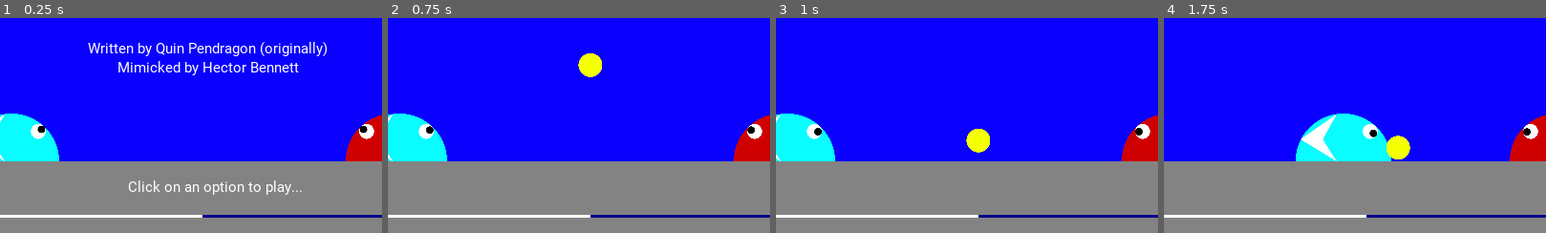
Above: before the commit, frames 1-4 (left to right).
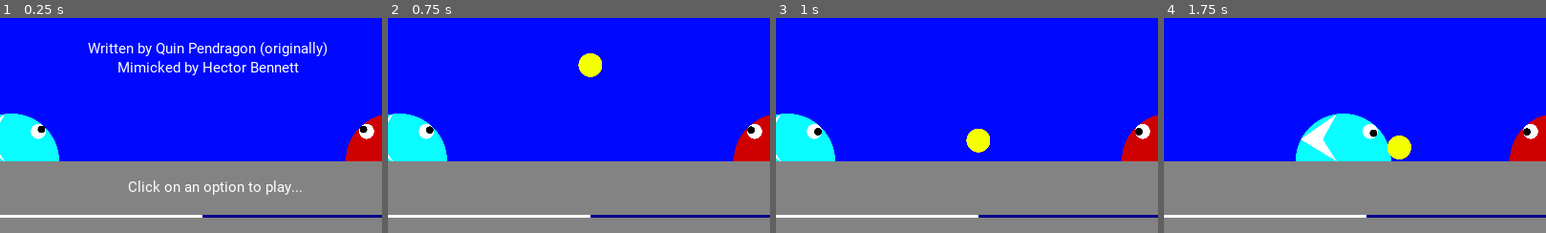
Above: after the commit, the same moments.

Repository: hectorbennett/slime-soccer
Game: Godot game, scene res://src/Main/Game.tscn
The game is run twice, just before and just after one commit, with the same random seed, the same clock (stepped at 60 frames per second) and the same inputs.
Inputs:
- Up to frame 1 (0.25 s): no input
- Up to frame 2 (0.75 s): click "1 Minute" at 0.5 s
- Up to frame 3 (1 s): no input
- Up to frame 4 (1.75 s): tap Enter at 1.25 s; hold D (ui_right) from 1.28 s (still down)
The pictures show only the part of the screen within x 24-74%, y 50-100%; the shares and areas given below are measured in that part.

The runs differ from the first frame. In frame 4, 0.1% of the frame differs, in the area x 52-65%, y 52-66%.

Commit message:
stop tunnelling through floor and crossbars

Diff:
--- a/src/Ball/Ball.gd
+++ b/src/Ball/Ball.gd
@@ -2,8 +2,10 @@
 class_name Ball
 
 var resetState := false
+var positionAboveSlime := false
 const initialPosition := Vector2(512, 320)
 
+const floor_pos = 490
 
 func _integrate_forces(state: Physics2DDirectBodyState) -> void:
 	if resetState:
@@ -13,9 +15,27 @@
 		state.angular_velocity = 0
 		resetState = false
 
+	if positionAboveSlime:
+		call_deferred("position_above_slime", state)
+
+	if global_position.y > floor_pos:
+		print('whoops')
+		# call_deferred("position_above_slime", state)
+
+
+
+func position_above_slime(state: Physics2DDirectBodyState) -> void:
+	set_mode(RigidBody2D.MODE_KINEMATIC)
+	global_position = global_position - Vector2(0, 80)
+	# state.transform = Transform2D(0.0, initialPosition)
+	state.linear_velocity = Vector2(0, 0)
+	state.angular_velocity = 0
+	call_deferred("set_mode", RigidBody2D.MODE_RIGID)
+	positionAboveSlime = false
+
 func reset() -> void:
 	resetState = true
-	set_mode(RigidBody2D.MODE_RIGID)
+	call_deferred("set_mode", RigidBody2D.MODE_RIGID)
 
 func _on_Game_game_inited() -> void:
 	hide()
--- a/src/Ball/Ball.tscn
+++ b/src/Ball/Ball.tscn
@@ -16,6 +16,8 @@
 mass = 10000.0
 physics_material_override = SubResource( 1 )
 gravity_scale = 5.0
+continuous_cd = 2
+contacts_reported = 4
 contact_monitor = true
 sleeping = true
 script = ExtResource( 2 )
@@ -29,3 +31,6 @@
 
 [node name="Hitbox" type="CollisionShape2D" parent="."]
 shape = SubResource( 2 )
+
+[connection signal="body_entered" from="." to="." method="_on_Ball_body_entered"]
+[connection signal="body_exited" from="." to="." method="_on_Ball_body_exited"]
--- a/src/Goal/Goal.tscn
+++ b/src/Goal/Goal.tscn
@@ -4,13 +4,13 @@
 [ext_resource path="res://src/Goal/Goal.gd" type="Script" id=2]
 
 [sub_resource type="RectangleShape2D" id=1]
-extents = Vector2( 34, 2 )
+extents = Vector2( 33.9597, 8.90939 )
 
 [sub_resource type="RectangleShape2D" id=2]
-extents = Vector2( 34, 64 )
+extents = Vector2( 24.2286, 52.6424 )
 
 [sub_resource type="RectangleShape2D" id=3]
-extents = Vector2( 80, 80 )
+extents = Vector2( 80, 209.844 )
 
 [node name="Goal" type="Node2D"]
 script = ExtResource( 2 )
@@ -32,7 +32,7 @@
 collision_layer = 2
 
 [node name="Hitbox" type="CollisionShape2D" parent="Crossbar"]
-position = Vector2( 0, -70 )
+position = Vector2( 0, -63 )
 shape = SubResource( 1 )
 
 [node name="Net" type="Area2D" parent="."]
@@ -40,7 +40,7 @@
 collision_layer = 2
 
 [node name="Hitbox" type="CollisionShape2D" parent="Net"]
-position = Vector2( 0, 8 )
+position = Vector2( -8, 19 )
 shape = SubResource( 2 )
 
 [node name="GoalHangingArea" type="Area2D" parent="."]
--- a/src/Main/Game.tscn
+++ b/src/Main/Game.tscn
@@ -16,7 +16,7 @@
 [node name="background" type="ColorRect" parent="."]
 margin_right = 1024.0
 margin_bottom = 576.0
-color = Color( 0.0431373, 0, 0.996078, 1 )
+color = Color( 0, 0.0389093, 0.996078, 1 )
 __meta__ = {
 "_edit_lock_": true,
 "_edit_use_anchors_": false
--- a/src/Slime/Slime.gd
+++ b/src/Slime/Slime.gd
@@ -72,6 +72,7 @@
 	if is_jumping:
 		velocity.y += GRAVITY
 
+	# left and right
 	if Input.is_action_pressed(UI_RIGHT):
 		if not is_touching_right_wall:
 			velocity.x = SPEED
@@ -127,3 +128,8 @@
 
 func _on_Game_game_started() -> void:
 	reset()
+
+
+func _on_Base_body_entered(body: Node) -> void:
+	if body.name == 'Ball':
+		body.positionAboveSlime = true
--- a/src/Slime/Slime.tscn
+++ b/src/Slime/Slime.tscn
@@ -1,10 +1,13 @@
-[gd_scene load_steps=6 format=2]
+[gd_scene load_steps=7 format=2]
 
 [ext_resource path="res://assets/textures/slimeDecoration.png" type="Texture" id=1]
 [ext_resource path="res://assets/textures/slimeBody.png" type="Texture" id=2]
 [ext_resource path="res://assets/textures/smile.png" type="Texture" id=3]
 [ext_resource path="res://src/Slime/Slime.gd" type="Script" id=4]
 [ext_resource path="res://assets/textures/slimeEye.png" type="Texture" id=5]
+
+[sub_resource type="RectangleShape2D" id=1]
+extents = Vector2( 44.7892, 1.49145 )
 
 [node name="Slime" type="KinematicBody2D"]
 pause_mode = 2
@@ -31,5 +34,16 @@
 texture = ExtResource( 3 )
 
 [node name="Hitbox" type="CollisionPolygon2D" parent="."]
+position = Vector2( 0, -2 )
+scale = Vector2( 1.05, 1.05 )
+polygon = PoolVector2Array( -64, 32, -55.43, 0, -32, -23.43, 0, -32, 32, -23.43, 55.43, 0, 64, 32 )
+
+[node name="Base" type="Area2D" parent="."]
 visible = false
-polygon = PoolVector2Array( -64, 32, -55.43, 0, -32, -23.43, 0, -32, 32, -23.43, 55.43, 0, 64, 32 )
+
+[node name="Hitbox" type="CollisionShape2D" parent="Base"]
+visible = false
+position = Vector2( 0, 30 )
+shape = SubResource( 1 )
+
+[connection signal="body_entered" from="Base" to="." method="_on_Base_body_entered"]
